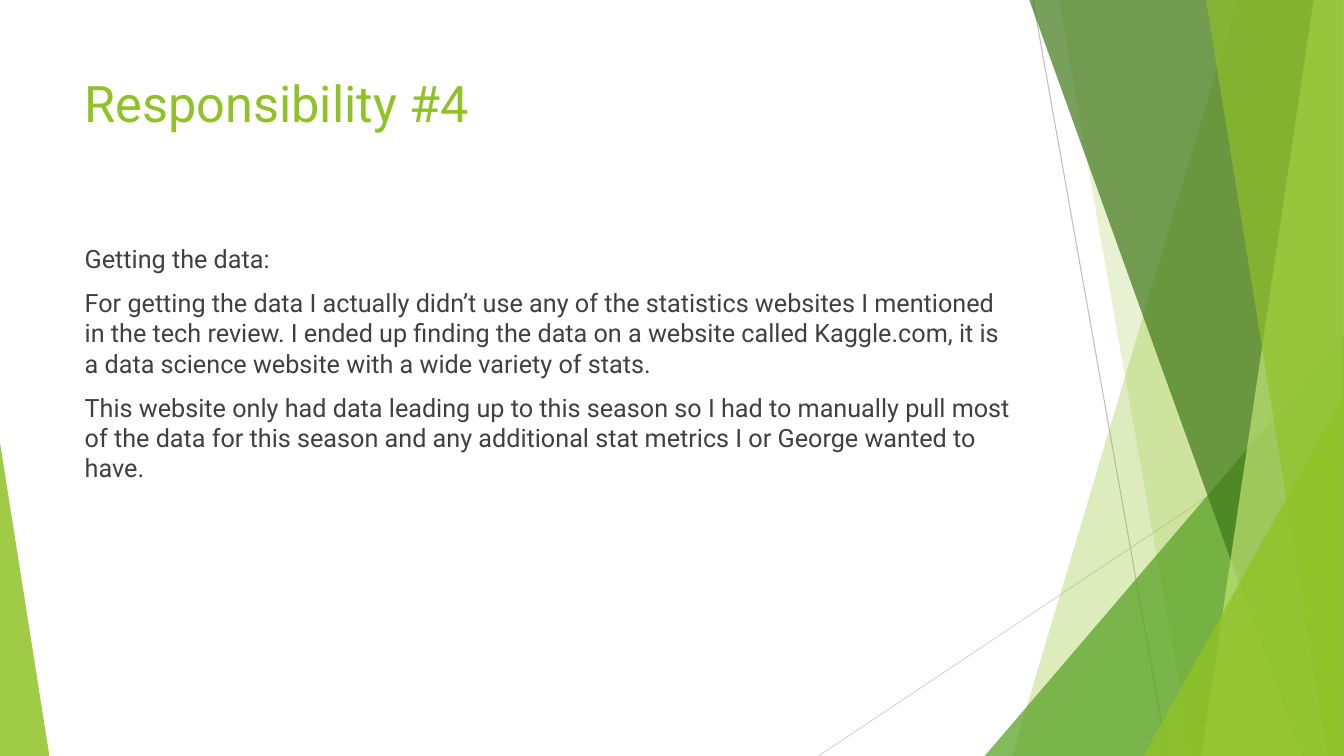
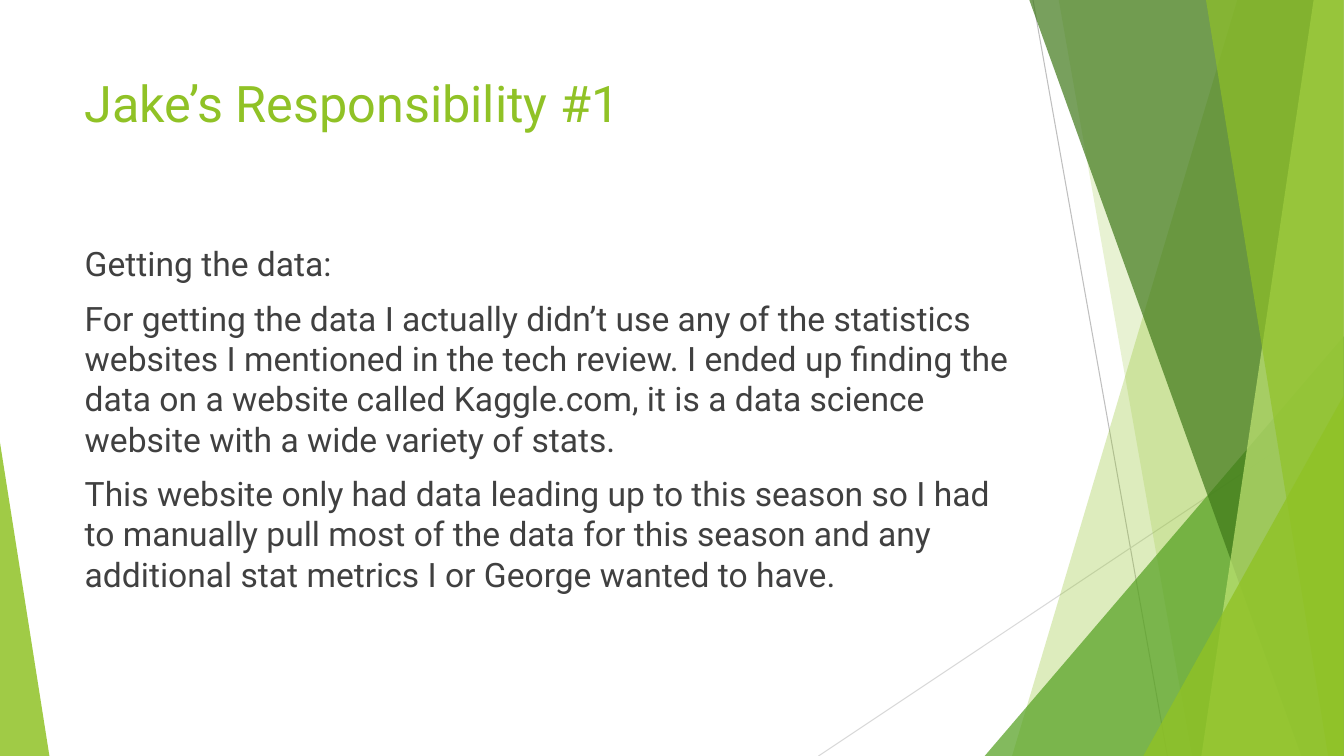
Before and after one commit to AlexDCraig/senior-capstone-project, a slide deck: slide 17 of FinalWinterTermProgressReport/FinalWinterTermDemo.pptx (slide 16 before the commit). Drawn at 1344x756 pixels with LibreOffice and Linux fonts; fonts in the diff are those of the drawing. Boxes give left, top, right and bottom in pixels: in the first picture for what was removed or moved away, otherwise in the second. Text is boxed around its words. In the diff, an @@ line names an element or a change of style, - is before the commit and + after.

Commit message:
Jake Slides added

```diff
--- a/FinalWinterTermProgressReport/FinalWinterTermDemo.pptx
+++ b/FinalWinterTermProgressReport/FinalWinterTermDemo.pptx
@@ title at box(85, 84, 619, 133): text changed @@
-Responsibility #4
+Jake’s Responsibility #1
@@ text "Getting the data:" at box(85, 251, 1008, 594): size 18 to 24 pt @@
```
Also in this commit, not shown: 2 other slides changed, 4 slides added.
